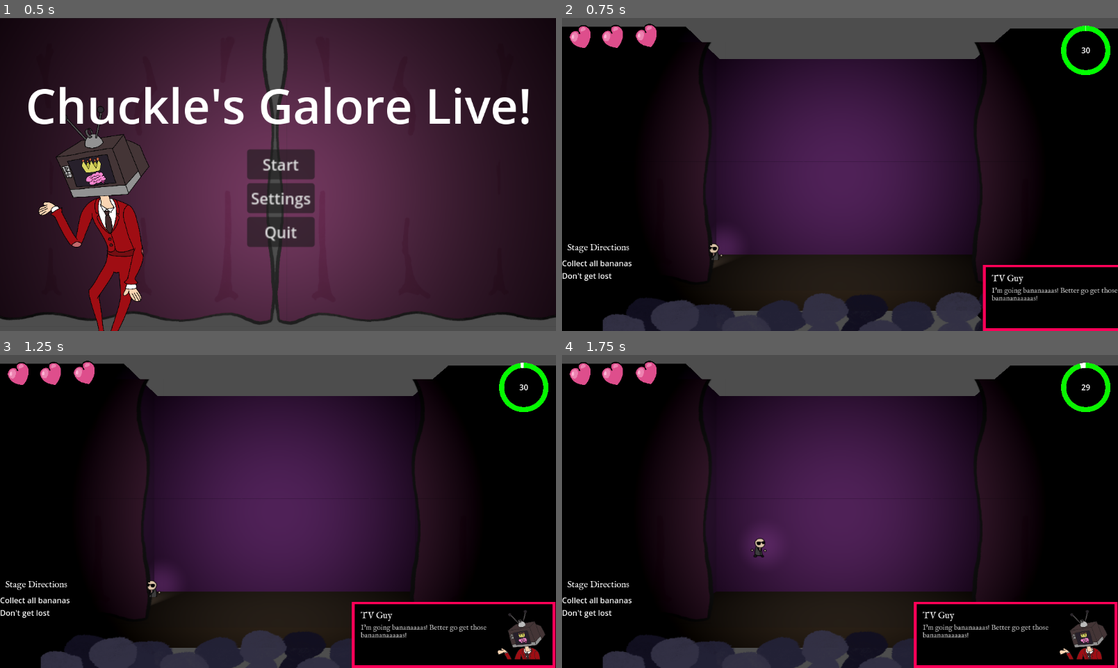
Above: before the commit, frames 1-4 (two rows, left to right).
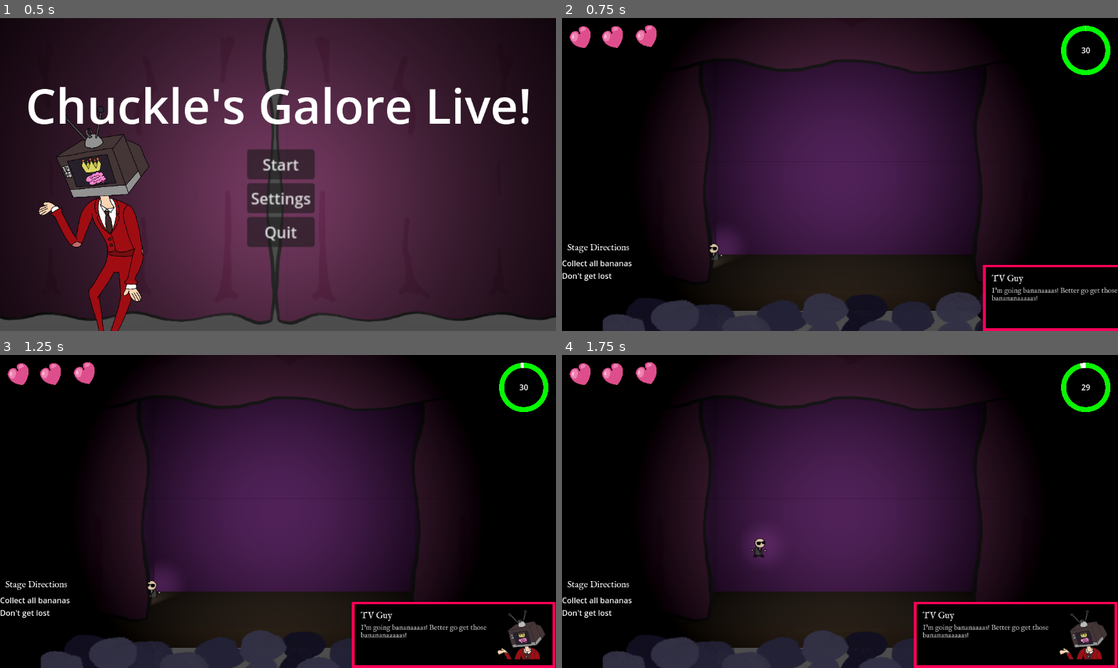
Above: after the commit, the same moments.

Repository: Dolphcode/ggj-2024
Game: Godot game, scene res://start_menu.tscn
The game is run twice, just before and just after one commit, with the same random seed, the same clock (stepped at 60 frames per second) and the same inputs. The engine's default icon, where the game draws it, is replaced by a stand-in: a white triangle on a blue panel in a dark square.
Inputs:
- Up to frame 1 (0.5 s): no input
- Up to frame 2 (0.75 s): click "Start" at 0.5 s
- Up to frame 3 (1.25 s): no input
- Up to frame 4 (1.75 s): tap Enter at 1.25 s; hold D (right) from 1.28 s (still down); tap Space (jump) at 1.52 s

Frame 1 is identical in both runs. In frame 2, 8.4% of the frame differs, in the area x 0-100%, y 0-18%; in frame 3, 8.4%; in frame 4, 8.4%.
Error in both runs: Attempt to call function 'get_as_text' in base 'null instance' on a null instance. (res://Scripts/Levels/stage_base.gd:30)

Commit message:
Added top curtain for immersion purposes

Diff:
--- a/Scenes/game.tscn
+++ b/Scenes/game.tscn
@@ -1,8 +1,9 @@
-[gd_scene load_steps=28 format=3 uid="uid://5qid108f1ska"]
+[gd_scene load_steps=29 format=3 uid="uid://5qid108f1ska"]
 
 [ext_resource type="PackedScene" uid="uid://bwneut6qlhu4b" path="res://Scenes/stage.tscn" id="1_gxsmk"]
 [ext_resource type="Texture2D" uid="uid://64xdi55ithqq" path="res://Assets/Sprites/Left_Curtain.png" id="2_khx6x"]
 [ext_resource type="Texture2D" uid="uid://c6ti0oshm7cj8" path="res://Assets/Sprites/Right_Curtain.png" id="3_j5kwj"]
+[ext_resource type="Texture2D" uid="uid://4frpgw4qpx1a" path="res://Assets/Sprites/CurtainTop.png" id="4_hfyyo"]
 [ext_resource type="PackedScene" uid="uid://chy1hd81v6r8y" path="res://Scenes/Environment/stage_platform.tscn" id="4_hrlmn"]
 [ext_resource type="Script" path="res://Scripts/Levels/level_loader.gd" id="5_kgk5b"]
 [ext_resource type="Script" path="res://Scripts/UI/heart_container.gd" id="6_6tgbd"]
@@ -113,6 +114,13 @@
 shaded = true
 alpha_cut = 2
 texture = ExtResource("3_j5kwj")
+
+[node name="RightCurtain2" type="Sprite3D" parent="Stage"]
+transform = Transform3D(0.8, 0, 0, 0, 0.949433, 0, 0, 0, 0.8, 0.420013, 5.56571, 4.04057)
+modulate = Color(0.517647, 0.517647, 0.517647, 1)
+shaded = true
+alpha_cut = 2
+texture = ExtResource("4_hfyyo")
 
 [node name="CurtainAnimation" type="AnimationPlayer" parent="Stage"]
 libraries = {
@@ -346,6 +354,7 @@
 editor_description = "Music provided by Stock Music Links (stockmusiclinks.com)
 Licensed under CC BY 4.0: creativecommons.org/licenses/by/4.0/"
 stream = ExtResource("15_jahj7")
+autoplay = true
 
 [node name="PlayerHurt" type="AudioStreamPlayer" parent="."]
 stream = ExtResource("16_infmb")
Binary file added: Assets/Sprites/CurtainTop.png
Not shown, added: Assets/Sprites/CurtainTop.png.import
